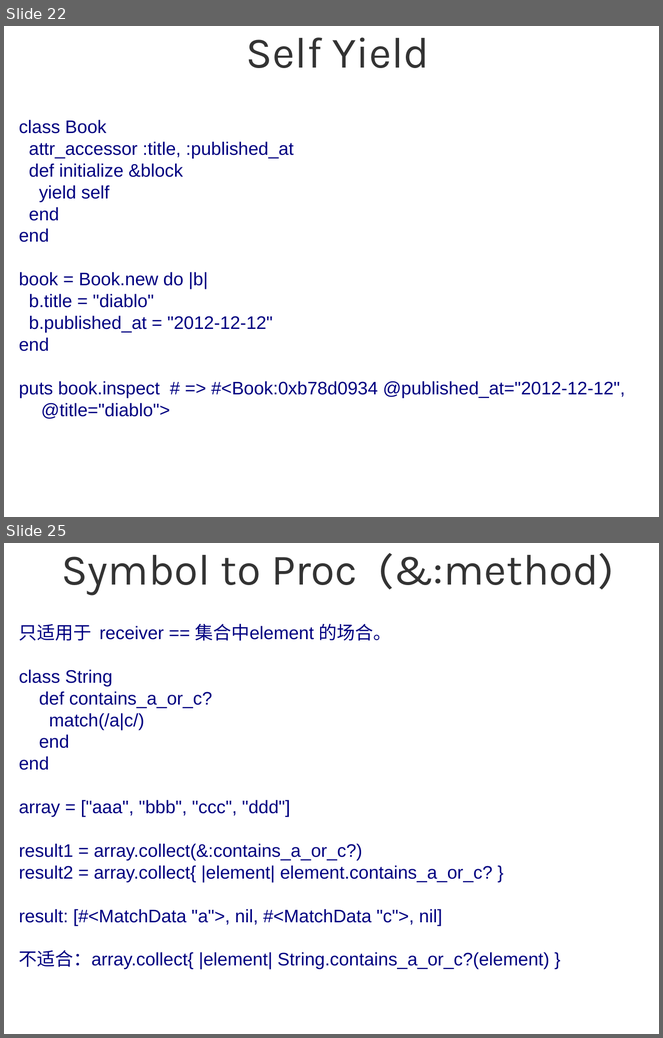
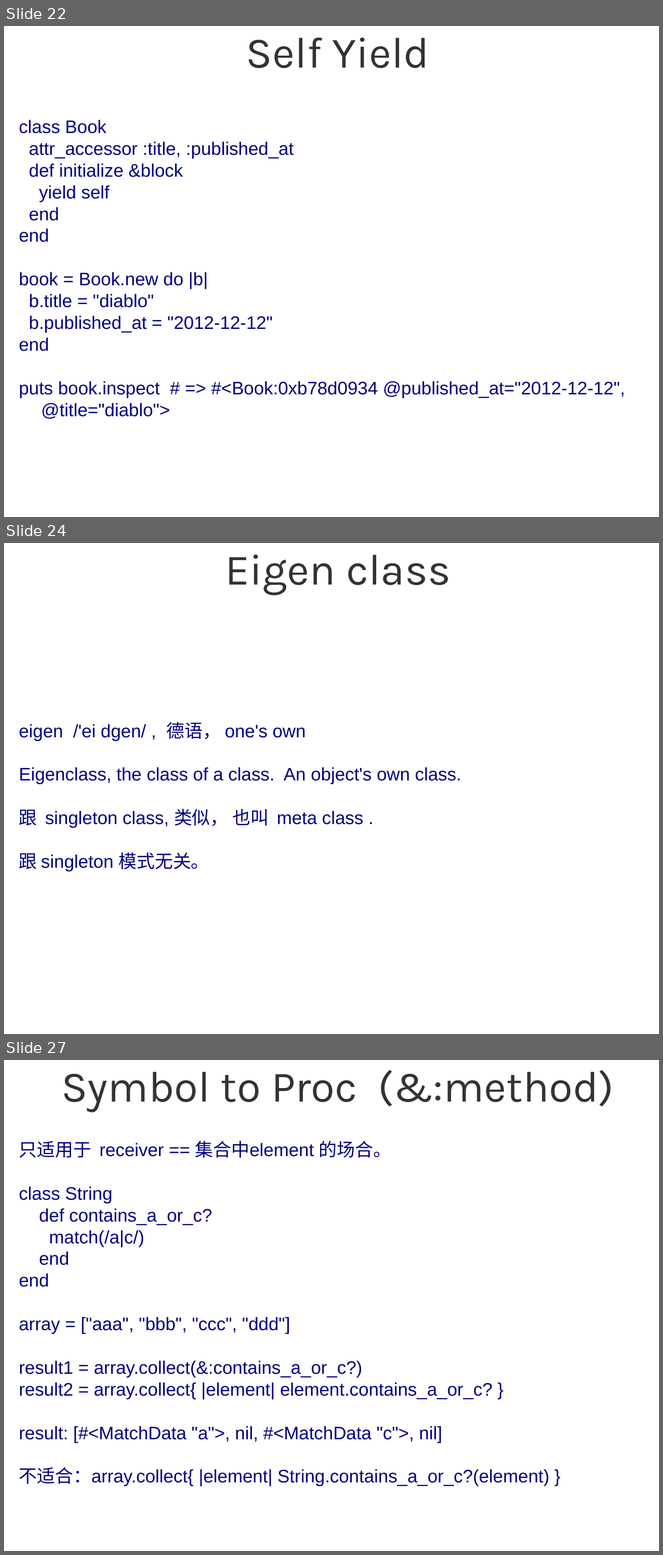
Before and after one commit to sg552/meta_ruby, a slide deck: meta_programming_ruby.odp. Shown one above the other, each under a label of ours: slides 22 and 25 before the commit, slides 22, 24 and 27 after it; the slides between them are not shown. The pictures are 663x1038 and 663x1555 pixels, drawn with LibreOffice and Linux fonts; fonts in the diff are those of the drawing; background and template pictures are left out. Boxes give left, top, right and bottom in pixels: in the first picture for what was removed or moved away, otherwise in the second. Text is boxed around its words. In the diff, an @@ line names an element or a change of style, - is before the commit and + after.

```diff
--- a/meta_programming_ruby.odp
+++ b/meta_programming_ruby.odp
@@ slide 24 added at (4, 543, 659, 1034), background #FFFFFF @@
@@ title added at (225, 554, 451, 595), 52.8 pt, text #333333 @@
+Eigen class
@@ subtitle added at (19, 722, 462, 872), 22 pt, text #000080 @@
+eigen /'ei dgen/ , 德语， one's own
+Eigenclass, the class of a class. An object's own class.
+跟 singleton class, 类似， 也叫 meta class .
+跟 singleton 模式无关。
@@ what was slide 25 is now slide 27 @@
```
Also in this commit, not shown: 9 slides changed, 11 other slides added, 3 slides removed, 2 other files.
